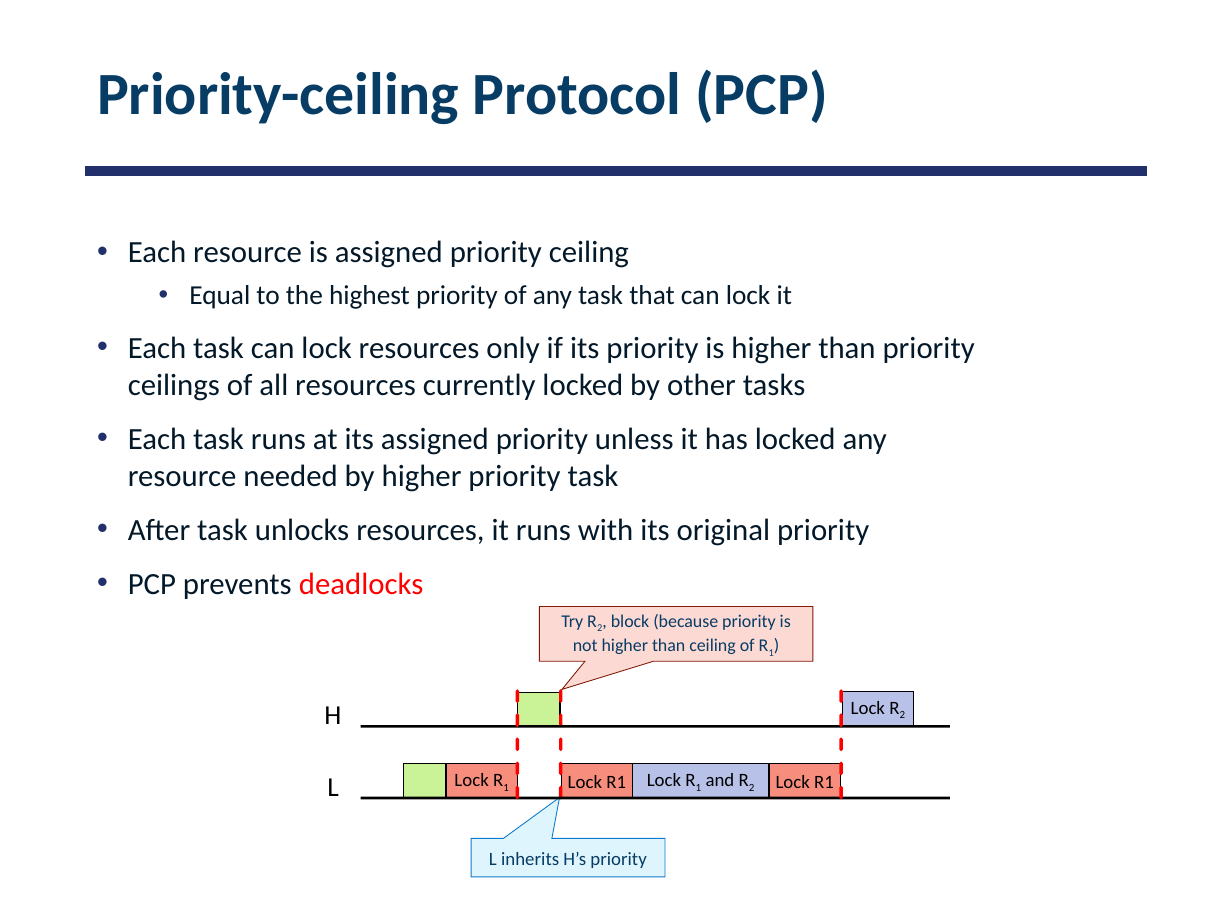
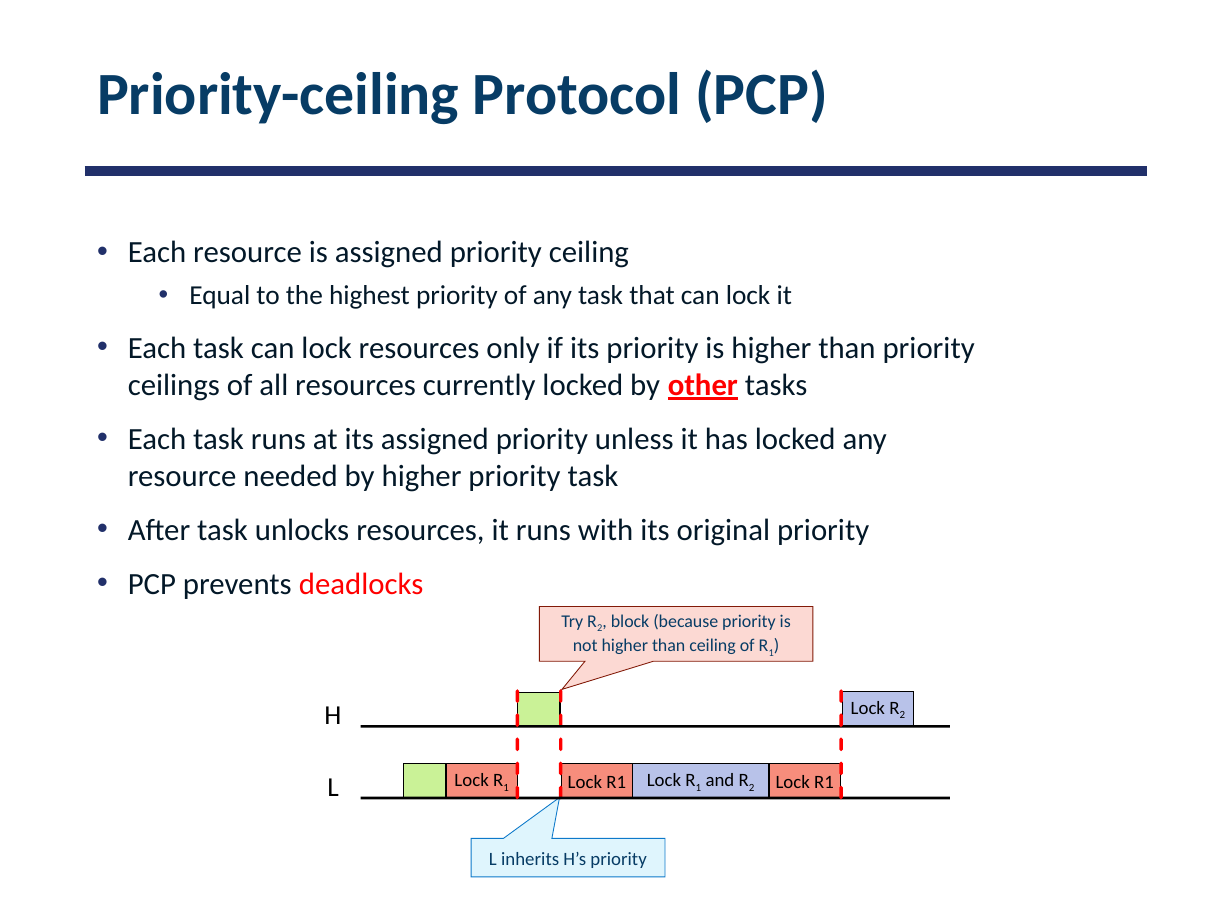
Before and after one commit to smajidzahedi/ECE350, a slide deck: slide 33 of Lectures/06-realtime.pptx. Drawn at 1232x924 pixels with LibreOffice and Linux fonts; fonts in the diff are those of the drawing. Boxes give left, top, right and bottom in pixels: in the first picture for what was removed or moved away, otherwise in the second. Text is boxed around its words. In the diff, an @@ line names an element or a change of style, - is before the commit and + after.

```diff
--- a/Lectures/06-realtime.pptx
+++ b/Lectures/06-realtime.pptx
@@ text at <box>128,336,975,401</box>: text colour #031828 to #FF0000, bold on, underline on in "other" @@
```
Also in this commit, not shown: 1 other slide changed, 1 other file.
